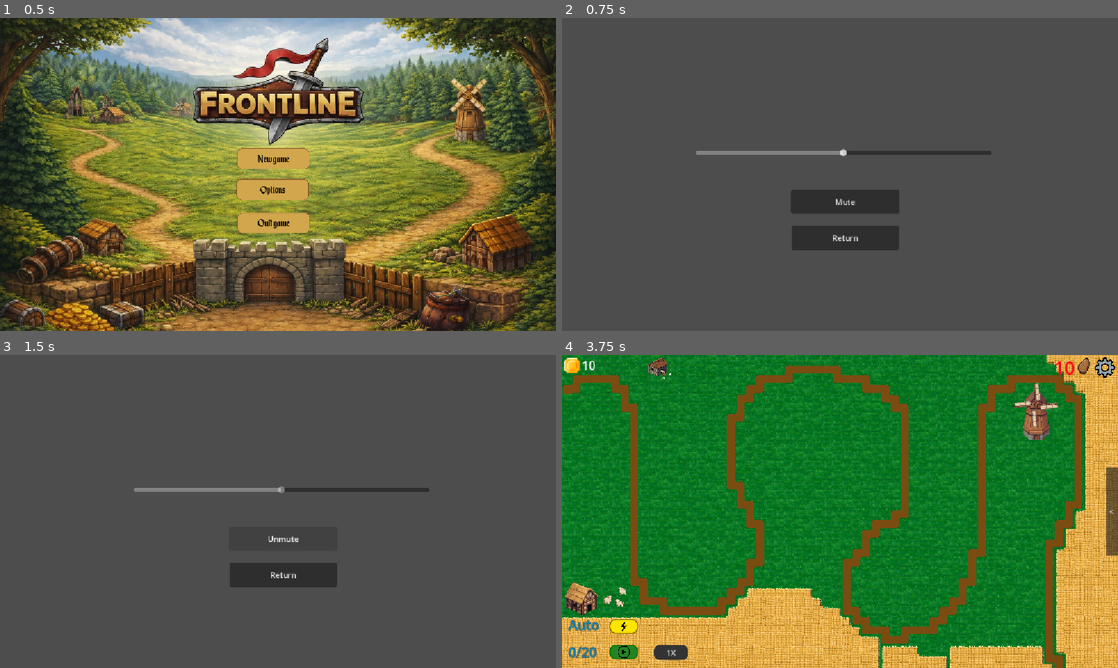
Above: before the commit, frames 1-4 (two rows, left to right).
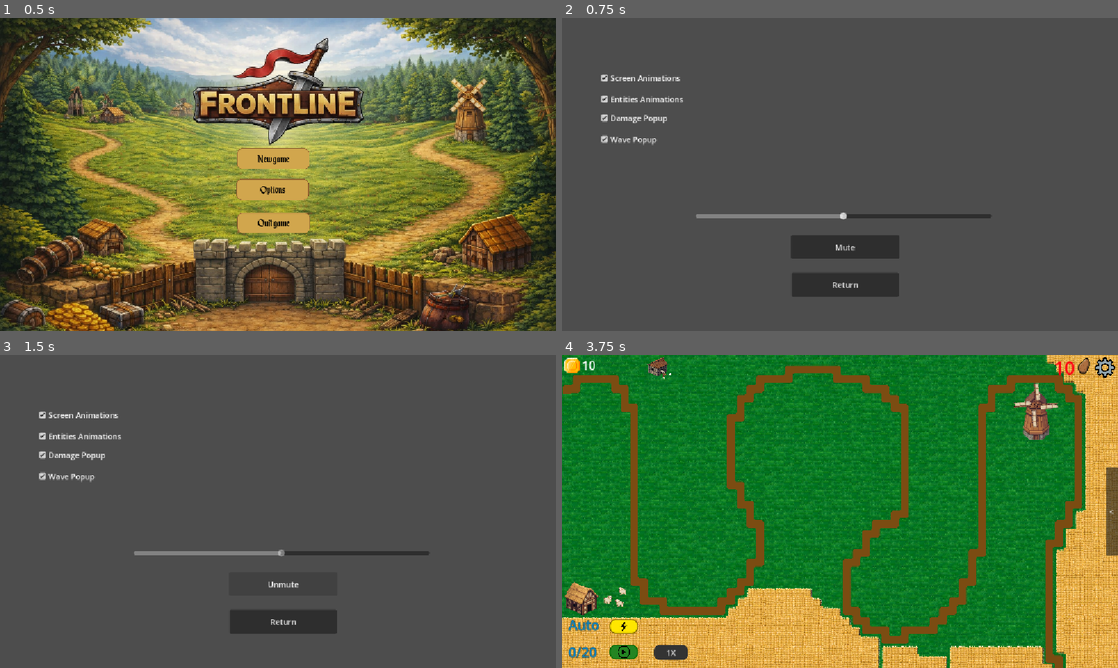
Above: after the commit, the same moments.

Repository: domasbaliunas/frontline
Game: Godot game, scene res://scenes/ui/main_menu.tscn
Two runs of this game, one before a commit and one after it. Both use one fixed random seed, a clock stepped at 60 frames per second and the inputs below.
Inputs:
- Up to frame 1 (0.5 s): no input
- Up to frame 2 (0.75 s): click "Options" at 0.5 s
- Up to frame 3 (1.5 s): click "Mute" at 1.25 s
- Up to frame 4 (3.75 s): click "Unmute" at 2 s; click "Return" at 2.75 s; click "New game" at 3.5 s

Frame 1 is identical in both runs. In frame 2, 6.0% of the frame differs, in the area x 7-78%, y 18-90%; in frame 3, 4.1%; in frame 4, nothing differs.

Commit message:
SCRUM-93 (#66)
* SCRUM-93

Added options to stop animations

* Update optionsMenu.gd

* SCRUM-93

Fixed shooting when effects are on

Diff:
--- a/project.godot
+++ b/project.godot
@@ -21,6 +21,7 @@
 MeniuMusic="*uid://rmst0aa5yhpm"
 GameMusic="*uid://dcaw1ppk7tfda"
 TowerPlacer="*uid://b3ve4hkikk0gh"
+Settings="*uid://iy21u63ch6m0"
 
 [display]
 
--- a/scenes/core/game_map.tscn
+++ b/scenes/core/game_map.tscn
@@ -659,7 +659,7 @@
 tile_map_data = PackedByteArray("AAAAAAMAAQAAAAMAAAABAAMAAQACAAUAAAABAAIAAQAAAAMAAAACAAIAAQABAAUAAAADAAIAAQABAAUAAAAEAA …(31072 unchanged characters)…
 tile_set = SubResource("TileSet_feb5d")
 
-[node name="mill" type="Sprite2D" parent="TileMapLayer" unique_id=297958212]
+[node name="mill" type="Sprite2D" parent="TileMapLayer" unique_id=297958212 groups=["screen_animations"]]
 position = Vector2(987, 118)
 texture = ExtResource("3_6qxoo")
 hframes = 2
@@ -670,13 +670,13 @@
 autoplay = &"Mill"
 speed_scale = 3.174
 
-[node name="strcut1" type="Sprite2D" parent="TileMapLayer" unique_id=21397209]
+[node name="strcut1" type="Sprite2D" parent="TileMapLayer" unique_id=21397209 groups=["screen_animations"]]
 position = Vector2(40, 499.00003)
 scale = Vector2(0.5958333, 0.67083347)
 texture = ExtResource("3_awp3p")
 flip_h = true
 
-[node name="struct2" type="Sprite2D" parent="TileMapLayer" unique_id=1456750921]
+[node name="struct2" type="Sprite2D" parent="TileMapLayer" unique_id=1456750921 groups=["screen_animations"]]
 position = Vector2(199.25, 22.959116)
 scale = Vector2(0.20208335, 0.18223332)
 texture = ExtResource("5_n8lm6")
@@ -687,7 +687,7 @@
 libraries/ = SubResource("AnimationLibrary_0ufmj")
 autoplay = &"ChickenHut"
 
-[node name="sheep1" type="Sprite2D" parent="TileMapLayer" unique_id=1980260423]
+[node name="sheep1" type="Sprite2D" parent="TileMapLayer" unique_id=1980260423 groups=["screen_animations"]]
 position = Vector2(119, 513)
 scale = Vector2(0.20416668, 0.19166659)
 texture = ExtResource("6_6qxoo")
@@ -699,7 +699,7 @@
 libraries/ = SubResource("AnimationLibrary_i08f8")
 autoplay = &"sheep"
 
-[node name="sheep2" type="Sprite2D" parent="TileMapLayer" unique_id=1472694386]
+[node name="sheep2" type="Sprite2D" parent="TileMapLayer" unique_id=1472694386 groups=["screen_animations"]]
 position = Vector2(95.25001, 506)
 scale = Vector2(0.19583333, 0.20000036)
 texture = ExtResource("6_6qxoo")
@@ -712,18 +712,18 @@
 libraries/ = SubResource("AnimationLibrary_j2tyq")
 autoplay = &"Sheep"
 
-[node name="chicken1" type="Sprite2D" parent="TileMapLayer" unique_id=180138623]
+[node name="chicken1" type="Sprite2D" parent="TileMapLayer" unique_id=180138623 groups=["screen_animations"]]
 position = Vector2(225, 41)
 scale = Vector2(0.5, 0.5)
 texture = ExtResource("6_7hf5s")
 flip_h = true
 
-[node name="chicken2" type="Sprite2D" parent="TileMapLayer" unique_id=1064598362]
+[node name="chicken2" type="Sprite2D" parent="TileMapLayer" unique_id=1064598362 groups=["screen_animations"]]
 position = Vector2(211, 48)
 scale = Vector2(0.5, 0.5)
 texture = ExtResource("6_7hf5s")
 
-[node name="sheep3" type="Sprite2D" parent="TileMapLayer" unique_id=869783835]
+[node name="sheep3" type="Sprite2D" parent="TileMapLayer" unique_id=869783835 groups=["screen_animations"]]
 position = Vector2(125, 488.00003)
 scale = Vector2(0.18750001, 0.19166687)
 texture = ExtResource("6_6qxoo")
--- a/scenes/ui/OptionsMenu.tscn
+++ b/scenes/ui/OptionsMenu.tscn
@@ -10,28 +10,64 @@
 [node name="MusicSlider" type="HSlider" parent="." unique_id=1310413947]
 layout_mode = 0
 offset_left = 277.0
-offset_top = 265.0
+offset_top = 396.0
 offset_right = 890.0
-offset_bottom = 293.0
+offset_bottom = 424.0
 max_value = 1.0
 step = 0.01
-
-[node name="MuteButton" type="Button" parent="." unique_id=750882784]
-layout_mode = 0
-offset_left = 475.0
-offset_top = 356.0
-offset_right = 699.0
-offset_bottom = 405.0
-text = "Mute"
 
 [node name="BackButton" type="Button" parent="." unique_id=116553220]
 layout_mode = 0
 offset_left = 476.0
-offset_top = 430.0
+offset_top = 527.0
 offset_right = 698.0
-offset_bottom = 480.0
+offset_bottom = 577.0
 text = "Return"
 
+[node name="MuteButton" type="Button" parent="." unique_id=1474773180]
+layout_mode = 0
+offset_left = 475.0
+offset_top = 450.0
+offset_right = 699.0
+offset_bottom = 499.0
+text = "Mute"
+
+[node name="ScreenAnimationsCheckBox" type="CheckBox" parent="." unique_id=436427142]
+layout_mode = 0
+offset_left = 76.0
+offset_top = 104.0
+offset_right = 101.0
+offset_bottom = 144.0
+text = "Screen Animations"
+
+[node name="EntitiesAnimationsCheckBox" type="CheckBox" parent="." unique_id=194875674]
+layout_mode = 0
+offset_left = 76.0
+offset_top = 148.0
+offset_right = 101.0
+offset_bottom = 188.0
+text = "Entities Animations"
+
+[node name="DamagePopupCheckBox" type="CheckBox" parent="." unique_id=726059657]
+layout_mode = 0
+offset_left = 76.0
+offset_top = 187.0
+offset_right = 101.0
+offset_bottom = 227.0
+text = "Damage Popup"
+
+[node name="WavePopupCheckBox" type="CheckBox" parent="." unique_id=973580548]
+layout_mode = 0
+offset_left = 76.0
+offset_top = 231.0
+offset_right = 101.0
+offset_bottom = 271.0
+text = "Wave Popup"
+
 [connection signal="value_changed" from="MusicSlider" to="." method="_on_music_slider_value_changed"]
+[connection signal="pressed" from="BackButton" to="." method="_on_back_button_pressed"]
 [connection signal="pressed" from="MuteButton" to="." method="_on_mute_button_pressed"]
-[connection signal="pressed" from="BackButton" to="." method="_on_back_button_pressed"]
+[connection signal="toggled" from="ScreenAnimationsCheckBox" to="." method="_on_screen_animations_check_box_toggled"]
+[connection signal="toggled" from="EntitiesAnimationsCheckBox" to="." method="_on_entities_animations_check_box_toggled"]
+[connection signal="toggled" from="DamagePopupCheckBox" to="." method="_on_damage_popup_check_box_toggled"]
+[connection signal="toggled" from="WavePopupCheckBox" to="." method="_on_wave_popup_check_box_toggled"]
--- a/scripts/core/game_map.gd
+++ b/scripts/core/game_map.gd
@@ -45,6 +45,7 @@
 const MAX_WAVES = 21
 #Stops Main meniu music once game starts
 func _ready() -> void:
+	apply_screen_animations()
 	add_to_group("game_map")
 
 	if MeniuMusic:
@@ -567,3 +568,11 @@
 		total += maxf(float(mob.get("health")), 0.0)
 
 	return total
+func apply_screen_animations():
+	for node in get_tree().get_nodes_in_group("screen_animations"):
+		var anim = node.get_node_or_null("AnimationPlayer")
+		if anim:
+			if Settings.screen_animations:
+				anim.play()
+			else:
+				anim.pause()
--- a/scripts/core/projectile.gd
+++ b/scripts/core/projectile.gd
@@ -15,6 +15,7 @@
 	start_position = global_position
 
 func _process(delta: float) -> void:
+
 	if target == null or not is_instance_valid(target) \
 	or not target.is_in_group("mobs"):
 		queue_free()
@@ -25,7 +26,12 @@
 	var target_position = target.global_position
 	var t = min(elapsed_time / TRAVEL_TIME, 1.0)
 
-	global_position = start_position.lerp(target_position, t)
+	if Settings.entity_animations:
+		global_position = start_position.lerp(target_position, t)
+	else:
+		if t >= 1.0:
+			global_position = target_position
+
 
 	if t >= 1.0:
 		if is_instance_valid(target):
--- a/scripts/towers/tower.gd
+++ b/scripts/towers/tower.gd
@@ -149,18 +149,26 @@
 	return best_target
 
 func attack(target):
+
+	if target == null or not is_instance_valid(target):
+		return
+
+	shots_fired += 1
+
+	var is_critical_hit := critical_shot_interval > 0 and shots_fired % critical_shot_interval == 0
+
+	var final_damage := base_damage
+	if is_critical_hit:
+		final_damage *= critical_damage_multiplier
+
+	if !Settings.entity_animations:
+		target.take_damage(final_damage, is_critical_hit, tower_type)
+		return
+
 	if projectile_scene == null:
 		return
 
 	var proj = projectile_scene.instantiate()
-	shots_fired += 1
-
-	var is_critical_hit := critical_shot_interval > 0 and shots_fired % critical_shot_interval == 0
-	var final_damage := base_damage
-
-	if is_critical_hit:
-		final_damage *= critical_damage_multiplier
-
 	proj.global_position = global_position
 	proj.target = target
 	proj.damage = final_damage
--- /dev/null
+++ b/scripts/ui/Settings.gd
@@ -0,0 +1,6 @@
+extends Node
+
+var screen_animations := true
+var entity_animations := true
+var damage_popup := true
+var wave_popup := true
--- a/scripts/ui/damage_popup.gd
+++ b/scripts/ui/damage_popup.gd
@@ -31,7 +31,8 @@
 func _draw() -> void:
 	if _damage_text.is_empty():
 		return
-
+	if !Settings.damage_popup:
+		return
 	var font := ThemeDB.fallback_font
 	if font == null:
 		return
--- a/scripts/ui/optionsMenu.gd
+++ b/scripts/ui/optionsMenu.gd
@@ -2,12 +2,21 @@
 
 @onready var slider = $MusicSlider
 @onready var mute_btn = $MuteButton
+@onready var screen_cb = $ScreenAnimationsCheckBox
+@onready var entity_cb = $EntitiesAnimationsCheckBox
+@onready var damage_cb = $DamagePopupCheckBox
+@onready var wave_cb = $WavePopupCheckBox
+
 
 func _ready():
 	slider.value = MeniuMusic.music_volume
 	slider.value = GameMusic.music_volume
 	slider.editable = !MeniuMusic.muted
 	slider.editable = !GameMusic.muted
+	screen_cb.button_pressed = Settings.screen_animations
+	entity_cb.button_pressed = Settings.entity_animations
+	damage_cb.button_pressed = Settings.damage_popup
+	wave_cb.button_pressed = Settings.wave_popup
 	_update_mute_button_text()
 
 func _on_music_slider_value_changed(value: float) -> void:
@@ -30,3 +39,28 @@
 		get_tree().change_scene_to_file("res://scenes/ui/main_menu.tscn")
 	else:
 		self.visible = false
+
+func get_state(value: bool) -> String:
+	return "ON" if value else "OFF"
+
+func _on_screen_animations_check_box_toggled(pressed) -> void:
+	Settings.screen_animations = pressed
+	print(get_tree().get_nodes_in_group("screen_animations").size())
+	for node in get_tree().get_nodes_in_group("screen_animations"):
+		var anim = node.get_node_or_null("AnimationPlayer")
+		if anim:
+			if pressed:
+				anim.play()
+			else:
+				anim.pause()
+
+func _on_entities_animations_check_box_toggled(pressed) -> void:
+	Settings.entity_animations = pressed
+
+
+func _on_damage_popup_check_box_toggled(pressed) -> void:
+	Settings.damage_popup = pressed
+
+
+func _on_wave_popup_check_box_toggled(pressed) -> void:
+	Settings.wave_popup = pressed
--- a/scripts/ui/wave_complete_message.gd
+++ b/scripts/ui/wave_complete_message.gd
@@ -7,6 +7,9 @@
 	process_mode = Node.PROCESS_MODE_WHEN_PAUSED
 
 func show_message():
+	if !Settings.wave_popup:
+		return
+
 	visible = true
 	await get_tree().create_timer(2.0, true, false, true).timeout
 	visible = false
--- a/scripts/ui/wave_progress.gd
+++ b/scripts/ui/wave_progress.gd
@@ -42,7 +42,6 @@
 
 	await get_tree().create_timer(2.0).timeout
 
-	# only hide if no new wave started
 	if current_id == hide_request_id:
 		hide()
 
Not shown: 1 places in scenes/ui/OptionsMenu.tscn that only renumber resources
Not shown, added: scripts/ui/Settings.gd.uid
